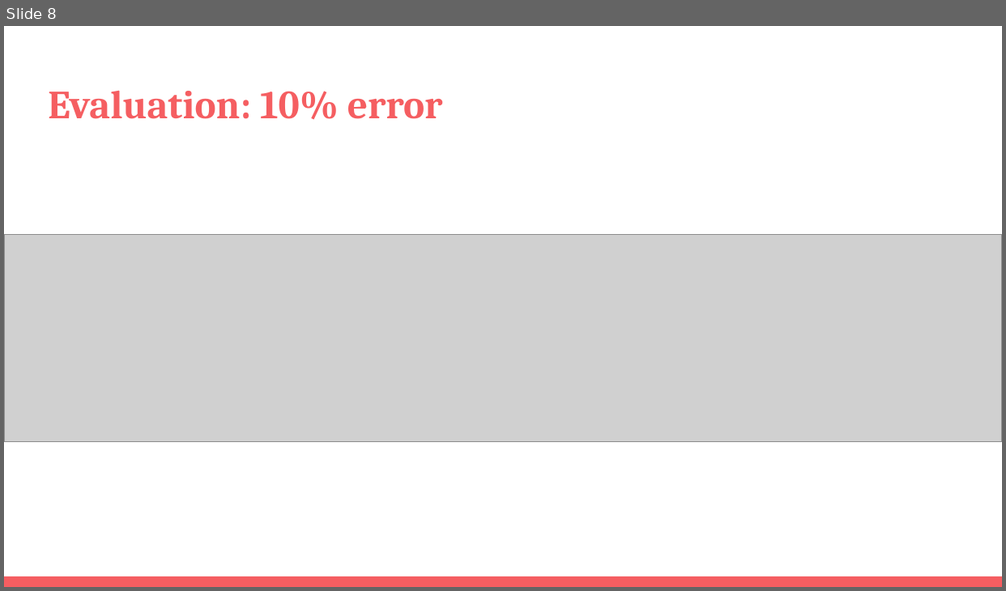
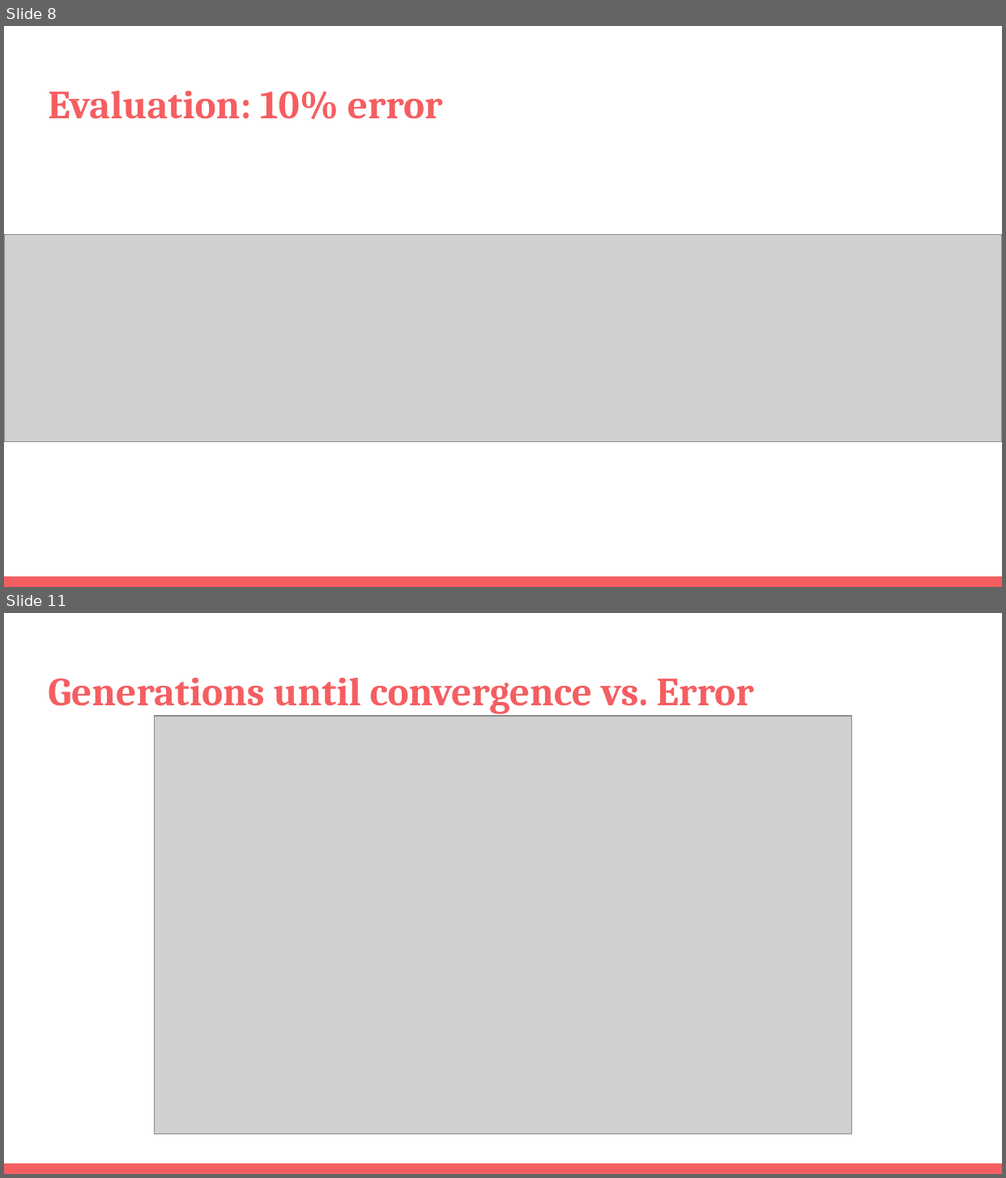
Before and after one commit to tomaskender/approx, a slide deck: Reduction of multiplier circuits.pptx. Shown one above the other, each under a label of ours: slide 8 before the commit, slides 8 and 11 after it; the slides between them are not shown. The pictures are 1006x591 and 1006x1178 pixels, drawn with LibreOffice and Linux fonts; fonts in the diff are those of the drawing; grey boxes stand for pictures. Boxes give left, top, right and bottom in pixels: in the first picture for what was removed or moved away, otherwise in the second. Text is boxed around its words. In the diff, an @@ line names an element or a change of style, - is before the commit and + after.

```diff
--- a/Reduction of multiplier circuits.pptx
+++ b/Reduction of multiplier circuits.pptx
@@ slide 11 added at [4, 613, 1002, 1174], background #FFFFFF; not listed: 1 template element that a slide beside it also shows @@
@@ title added at [48, 678, 754, 714], 28.8 pt, text #F55E61, bold @@
+Generations until convergence vs. Error
@@ picture added at [155, 716, 852, 1134] @@
```
Also in this commit, not shown: 4 slides changed.
